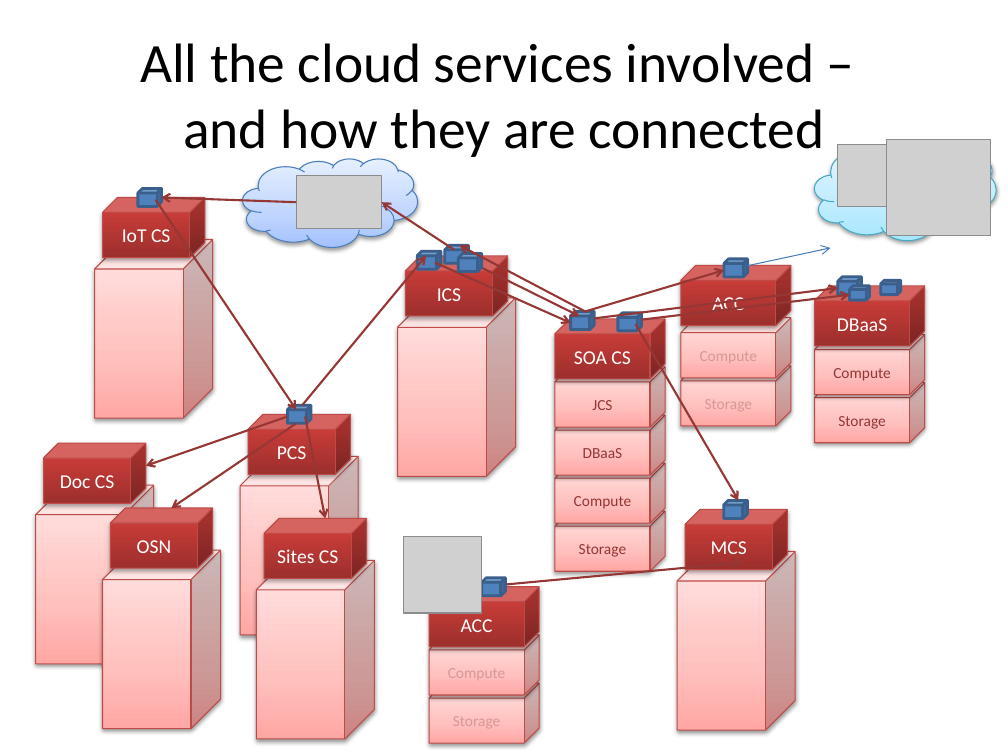
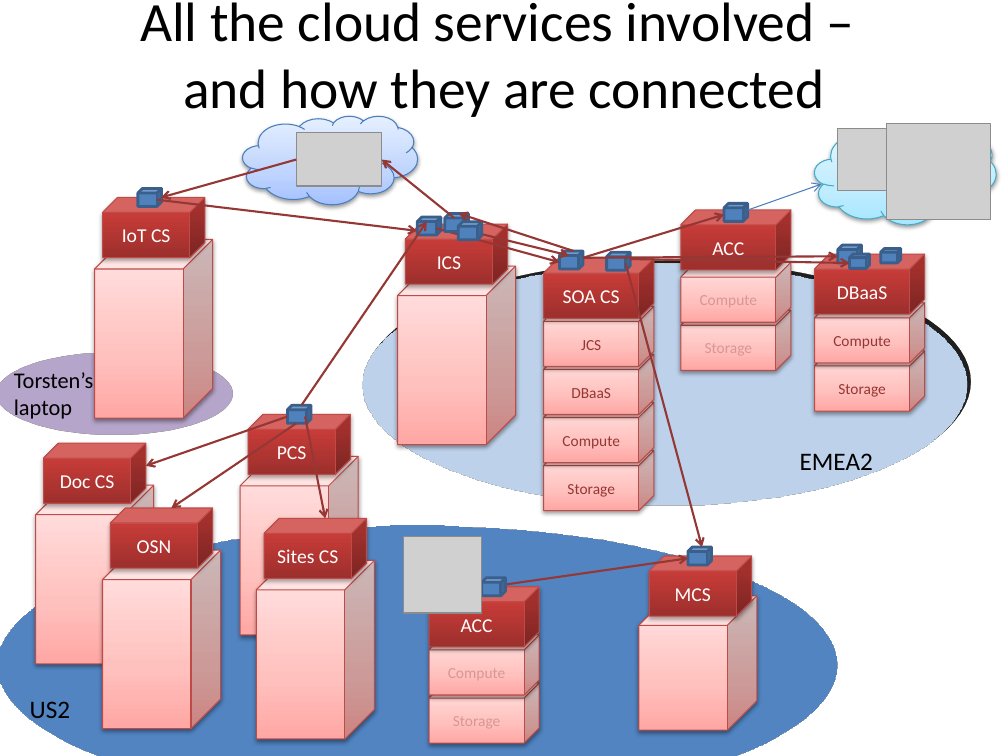
Before and after one commit to lucasjellema/aced-cloud-demo-ofmw2016-valencia, a slide deck: slide 7 of soaring-through-the-clouds-ofmw-forum2016-valencia-demo.pptx (slide 6 before the commit). Drawn at 1008x756 pixels with LibreOffice and Linux fonts; fonts in the diff are those of the drawing; grey boxes stand for pictures. Boxes give left, top, right and bottom in pixels: in the first picture for what was removed or moved away, otherwise in the second. Text is boxed around its words. In the diff, an @@ line names an element or a change of style, - is before the commit and + after.

```diff
--- a/soaring-through-the-clouds-ofmw-forum2016-valencia-demo.pptx
+++ b/soaring-through-the-clouds-ofmw-forum2016-valencia-demo.pptx
@@ 1 picture, 1 title, 1 cloud: place and size @@
-1 picture, 1 title, 1 cloud at (140,43,824,247)
+1 picture, 1 title, 1 cloud at (140,2,824,205)
@@ ellipse added at (362,98,968,671), fill #B9CDE5, outline #3A5F8C 2 pt @@
@@ 2 pictures, 1 cloud: place and size @@
-2 pictures, 1 cloud at (814,140,996,241)
+2 pictures, 1 cloud at (814,124,996,225)
@@ arrow moved from (296, 203) - (161, 198) to (296, 159) - (161, 198) @@
@@ arrow moved from (455, 250) - (382, 203) to (455, 218) - (382, 159) @@
@@ arrow moved from (155, 200) - (296, 410) to (157, 200) - (417, 231) @@
@@ arrow moved from (748, 266) - (831, 248) to (748, 210) - (822, 184) @@
@@ arrow moved from (302, 405) - (426, 256) to (301, 405) - (426, 222) @@
@@ cube: place and size @@
-cube at (417,251,440,269)
+cube at (417,217,440,235)
@@ arrow moved from (434, 262) - (571, 323) to (436, 229) - (559, 262) @@
@@ 9 cubes: place and size @@
-9 cubes at (397,245,924,477)
+9 cubes at (397,214,924,445)
@@ arrow moved from (586, 311) - (460, 245) to (574, 251) - (459, 214) @@
@@ arrow moved from (476, 265) - (580, 317) to (477, 233) - (569, 255) @@
@@ 4 cubes, 1 arrow: place and size @@
-4 cubes, 1 arrow at (585,259,790,426)
+4 cubes, 1 arrow at (583,204,790,371)
@@ arrow moved from (595, 319) - (838, 288) to (583, 258) - (838, 256) @@
@@ 7 cubes: place and size @@
-7 cubes at (555,311,665,572)
+7 cubes at (543,251,653,511)
@@ arrow moved from (636, 325) - (739, 500) to (626, 263) - (702, 547) @@
@@ arrow moved from (641, 320) - (850, 294) to (630, 259) - (850, 263) @@
@@ ellipse added at (0,296,233,491), fill #B3A2C7, outline #3A5F8C 2 pt @@
@@ cube "Compute": place and size @@
-cube "Compute" at (814,335,924,395)
+cube "Compute" at (814,302,924,363)
@@ ellipse added at (0,336,838,756), fill #4F81BD, outline #3A5F8C 2 pt @@
@@ text added at (14,369,94,421), 16 pt, text #000000 @@
+Torsten’s
+laptop
@@ text added at (800,453,873,477), 18 pt, text #000000 @@
+EMEA2
@@ arrow moved from (505, 585) - (742, 562) to (505, 585) - (687, 558) @@
@@ cube "MCS": place and size @@
-cube "MCS" at (685,509,787,570)
+cube "MCS" at (649,556,751,617)
@@ cube: place and size @@
-cube at (724,500,747,518)
+cube at (687,547,711,565)
@@ cube: place and size @@
-cube at (677,551,795,730)
+cube at (639,596,757,730)
@@ text added at (30,701,70,724), 18 pt, text #000000 @@
+US2
```
Also in this commit, not shown: 4 other slides changed, 4 slides added, 29 other files.
